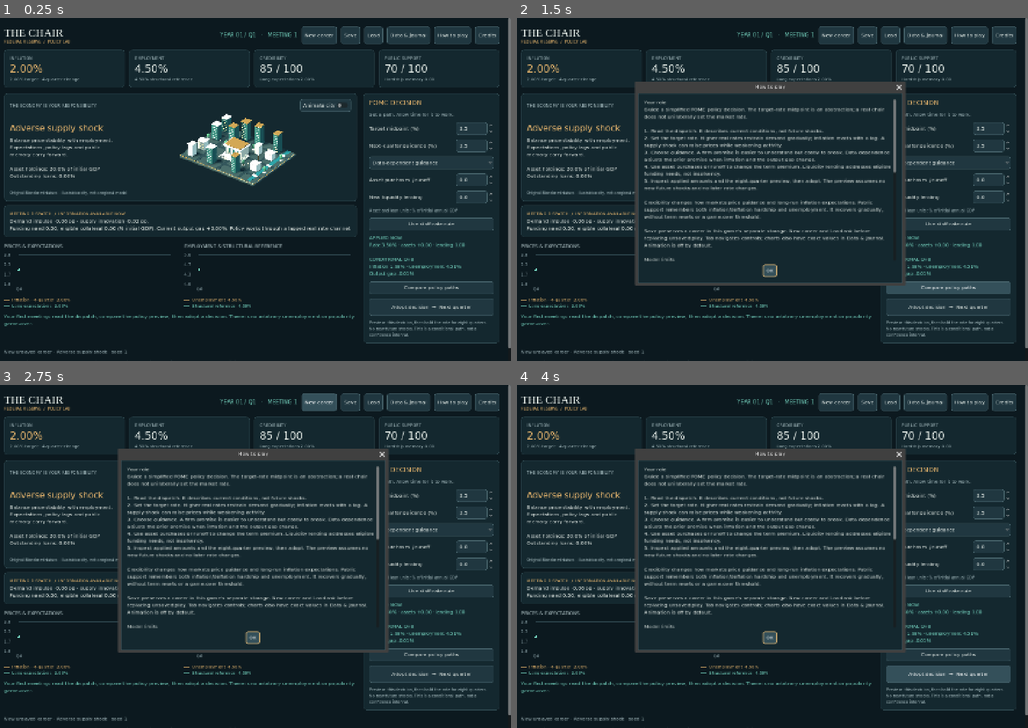
Above: before the commit, frames 1-4 (two rows, left to right).
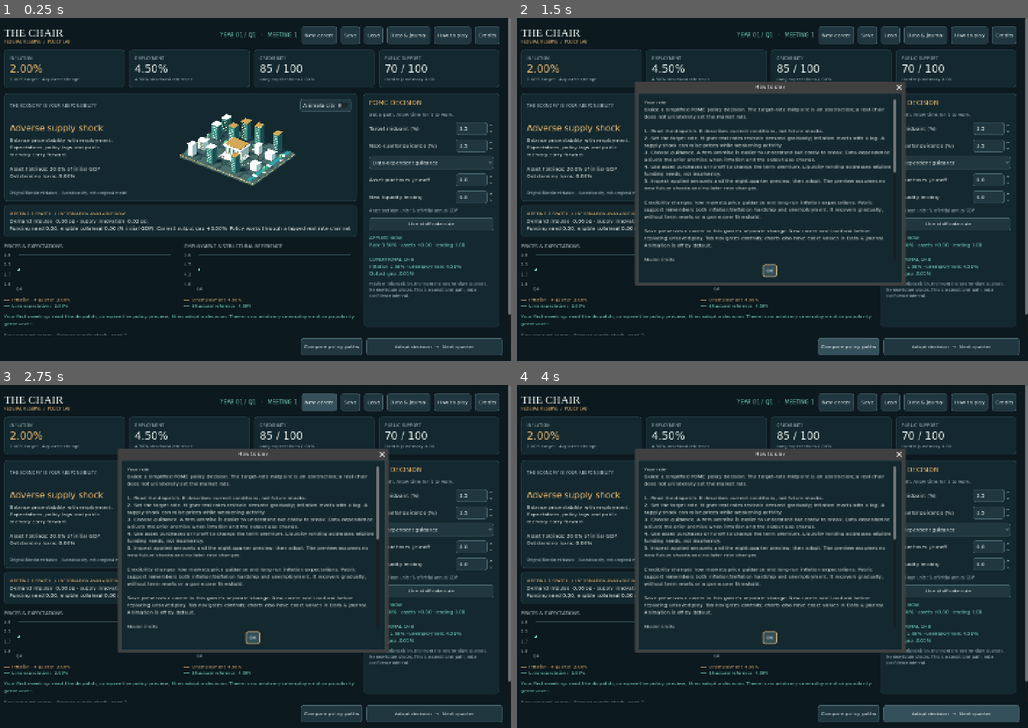
Above: after the commit, the same moments.

Repository: ihearttokyo/fed-chairman-game
Game: Godot game, scene res://main.tscn
Two runs of this game, one before a commit and one after it. Both use one fixed random seed, a clock stepped at 60 frames per second and the inputs below.
Inputs:
- Up to frame 1 (0.25 s): no input
- Up to frame 2 (1.5 s): click "How to play" at 0.5 s; click "Compare policy paths" at 1.25 s
- Up to frame 3 (2.75 s): click "New career" at 2 s
- Up to frame 4 (4 s): click "New career" at 2.75 s; click "Adopt decision → Next quarter" at 3.5 s

The runs differ from the first frame. In frame 1, 2.9% of the frame differs, in the area x 0-100%, y 76-99%; in frame 2, 3.2%; in frame 3, 2.9%; in frame 4, 4.1%.

Commit message:
Keep comparison and adoption visible while the cockpit scrolls

Diff:
--- a/game/play/main.gd
+++ b/game/play/main.gd
@@ -38,9 +38,23 @@
 	background.set_anchors_and_offsets_preset(Control.PRESET_FULL_RECT)
 	background.mouse_filter = Control.MOUSE_FILTER_IGNORE
 	add_child(background)
+	var layout := VBoxContainer.new()
+	layout.set_anchors_and_offsets_preset(Control.PRESET_FULL_RECT)
+	layout.add_theme_constant_override("separation", 0)
+	add_child(layout)
 	var scroll := ScrollContainer.new()
-	scroll.set_anchors_and_offsets_preset(Control.PRESET_FULL_RECT)
-	add_child(scroll)
+	scroll.size_flags_vertical = Control.SIZE_EXPAND_FILL
+	layout.add_child(scroll)
+	var action_margin := MarginContainer.new()
+	for side in ["left", "right"]:
+		action_margin.add_theme_constant_override("margin_" + side, 24)
+	action_margin.add_theme_constant_override("margin_top", 8)
+	action_margin.add_theme_constant_override("margin_bottom", 16)
+	layout.add_child(action_margin)
+	var actions := HBoxContainer.new()
+	actions.alignment = BoxContainer.ALIGNMENT_END
+	actions.add_theme_constant_override("separation", 12)
+	action_margin.add_child(actions)
 	var margin := MarginContainer.new()
 	margin.size_flags_horizontal = Control.SIZE_EXPAND_FILL
 	for side in ["left", "top", "right", "bottom"]:
@@ -89,7 +103,7 @@
 	consequence = _label(left, "", 14, MINT)
 	consequence.autowrap_mode = TextServer.AUTOWRAP_WORD_SMART
 	consequence.accessibility_live = AccessibilityServer.LIVE_POLITE
-	_build_policy(body)
+	_build_policy(body, actions)
 	status_label = _label(root, "", 13, MUTED)
 	status_label.accessibility_live = AccessibilityServer.LIVE_POLITE
 	_label(root, "A research-informed strategy game. Hypothetical economy, disclosed design coefficients. No Federal Reserve affiliation.", 11, MUTED)
@@ -257,7 +271,7 @@
 	row.add_child(input)
 	return input
 
-func _build_policy(parent: Node) -> void:
+func _build_policy(parent: Node, actions: Node) -> void:
 	var panel := _panel(parent)
 	panel.custom_minimum_size.x = 380
 	var box := _vbox(panel, 13)
@@ -285,9 +299,9 @@
 	forecast_label = _label(box, "", 13, MINT)
 	forecast_label.custom_minimum_size.y = 114
 	forecast_label.autowrap_mode = TextServer.AUTOWRAP_WORD_SMART
-	_button(box, "Compare policy paths", func(): _text_dialog("Compare policy paths", _decision_briefing()))
-	decision_button = _button(box, "Adopt decision  →  Next quarter", _advance)
-	decision_button.custom_minimum_size.y = 48
+	_button(actions, "Compare policy paths", func(): _text_dialog("Compare policy paths", _decision_briefing()))
+	decision_button = _button(actions, "Adopt decision  →  Next quarter", _advance)
+	decision_button.custom_minimum_size = Vector2(380, 48)
 	var explanation := _label(box, "Preview: this decision, then hold the rate for eight quarters. No new future shocks. This is a conditional path, not a confidence interval.", 11, MUTED)
 	explanation.autowrap_mode = TextServer.AUTOWRAP_WORD_SMART
 
--- a/game/tests/ui_test.gd
+++ b/game/tests/ui_test.gd
@@ -8,6 +8,29 @@
 	call_deferred("run")
 func check_cancel_window(dialog: AcceptDialog) -> void:
 	check(dialog.visible, "cancel keeps the window registered through deferred accessibility focus")
+func check_persistent_actions(game: Control) -> void:
+	var actions: Array[Button] = []
+	for button in game.find_children("*", "Button", true, false):
+		if button.text in ["Compare policy paths", "Adopt decision  →  Next quarter"]:
+			actions.append(button)
+			var ancestor: Node = button.get_parent()
+			while ancestor != game:
+				check(not ancestor is ScrollContainer, "policy actions remain outside the scrolling cockpit")
+				ancestor = ancestor.get_parent()
+	check(actions.size() == 2, "comparison and adoption each have one action")
+	var original_size := root.size
+	game.commitment.select(2)
+	game.commitment.item_selected.emit(2)
+	for dimensions in [original_size, Vector2i(1180, 700)]:
+		root.size = dimensions
+		await process_frame
+		await process_frame
+		for button in actions:
+			check(button.get_global_rect().position.y >= 0 and button.get_global_rect().end.y <= game.get_viewport_rect().end.y, "expanded guidance keeps actions within the viewport")
+	root.size = original_size
+	game.commitment.select(0)
+	game.commitment.item_selected.emit(0)
+	await process_frame
 func check_custom_guidance(game: Control) -> void:
 	check(game.commitment.item_count == 3, "player can choose custom conditional guidance")
 	if game.commitment.item_count != 3:
@@ -67,6 +90,7 @@
 	root.add_child(game)
 	await process_frame
 	check_custom_guidance(game)
+	await check_persistent_actions(game)
 	var compare_button: Button
 	for button in game.find_children("*", "Button", true, false):
 		if button.text == "Compare policy paths":
Not shown, changed: game/README.md
